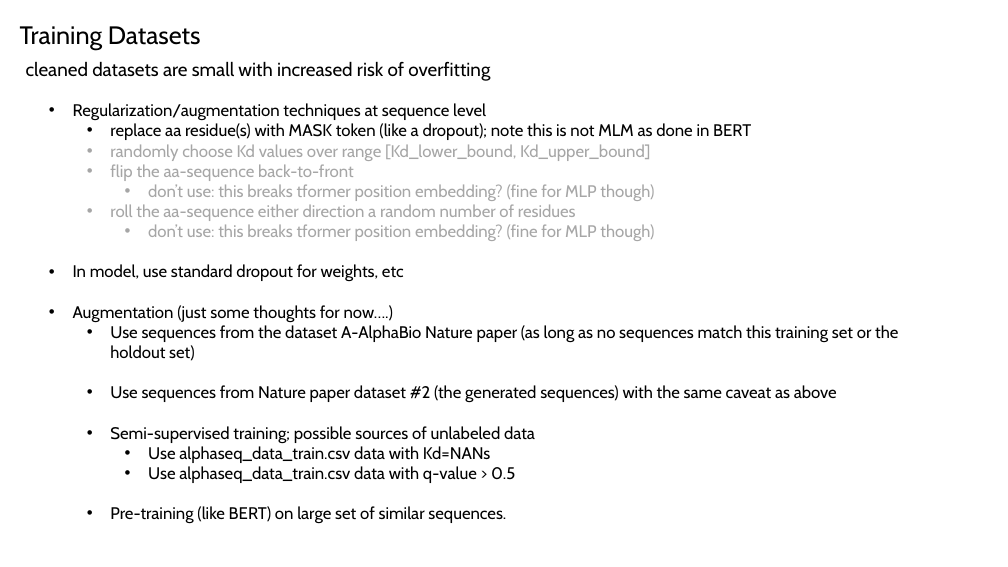
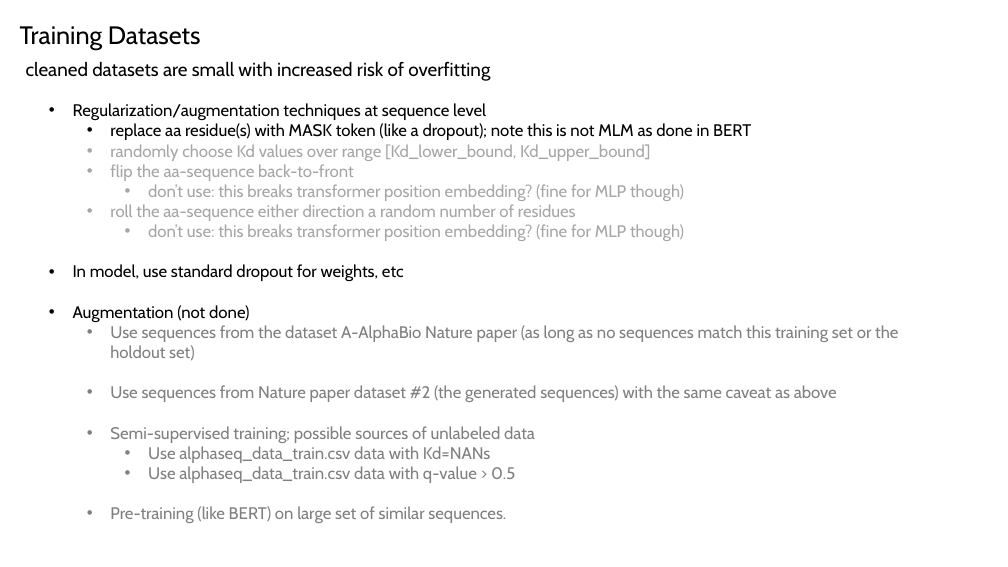
Before and after one commit to planaria158/BERT-antibody-antigen-binding-energy, a slide deck: slide 6 of Homework-aAlphaBio.pptx. Drawn at 1008x567 pixels with LibreOffice and Linux fonts; fonts in the diff are those of the drawing. Boxes give left, top, right and bottom in pixels: in the first picture for what was removed or moved away, otherwise in the second. Text is boxed around its words. In the diff, an @@ line names an element or a change of style, - is before the commit and + after.

```diff
--- a/Homework-aAlphaBio.pptx
+++ b/Homework-aAlphaBio.pptx
@@ text at bbox=[148, 184, 684, 201]: text changed @@
-    • don’t use: this breaks tformer position embedding? (fine for MLP though)
+    • don’t use: this breaks transformer position embedding? (fine for MLP though)
@@ text at bbox=[148, 224, 684, 241]: text changed @@
-    • don’t use: this breaks tformer position embedding? (fine for MLP though)
+    • don’t use: this breaks transformer position embedding? (fine for MLP though)
@@ text at bbox=[73, 305, 249, 322]: text changed @@
-• Augmentation (just some thoughts for now….)
+• Augmentation (not done)
@@ text at bbox=[110, 325, 898, 523]: text colour #000000 to #808080 in "Use sequences from the dataset A-AlphaBio Nature ...", "Use sequences from Nature paper dataset #2 ...", "Semi-supervised training; possible sources of unlabeled data", "Use alphaseq_data_train.csv data with Kd=NANs" and 2 more places @@
```
Also in this commit, not shown: 2 other slides changed, 1 other file.
